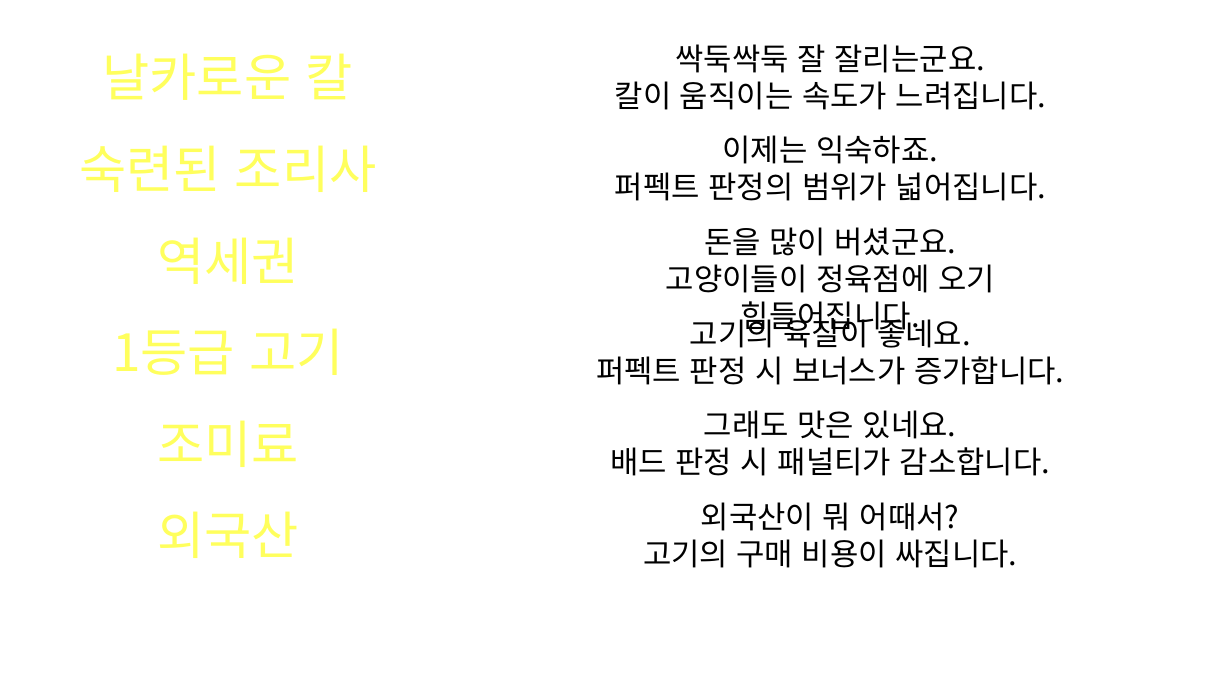
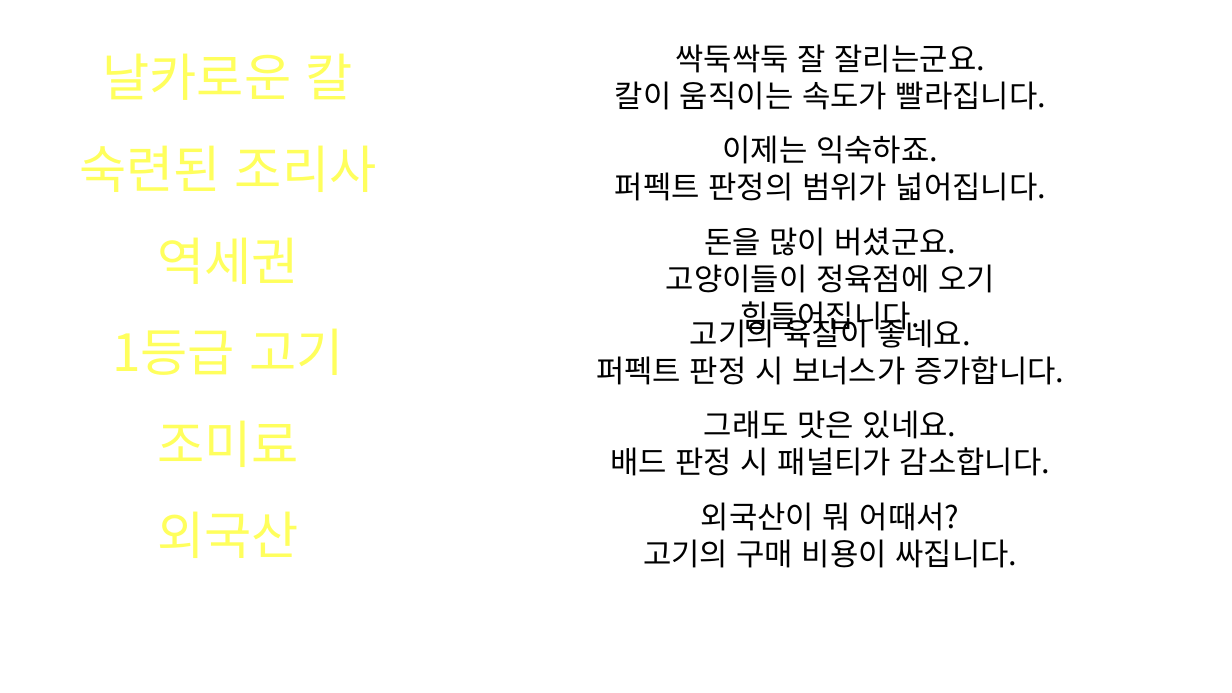
Before and after one commit to SNUGDC/CatDefense, a slide deck: slide 4 of UI Design.pptx. Drawn at 1232x693 pixels with LibreOffice and Linux fonts; fonts in the diff are those of the drawing. Boxes give left, top, right and bottom in pixels: in the first picture for what was removed or moved away, otherwise in the second. Text is boxed around its words. In the diff, an @@ line names an element or a change of style, - is before the commit and + after.

```diff
--- a/UI Design.pptx
+++ b/UI Design.pptx
@@ text at box(615, 81, 1046, 110): text changed @@
-칼이 움직이는 속도가 느려집니다.
+칼이 움직이는 속도가 빨라집니다.
```
Also in this commit, not shown: 1 other file.
